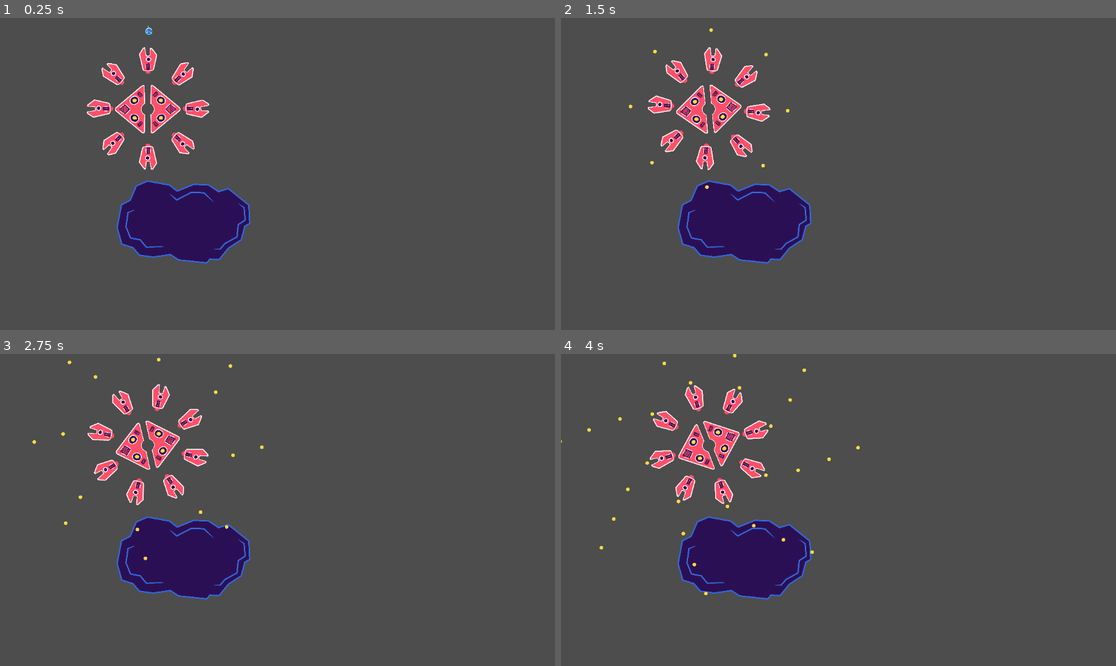
Above: before the commit, frames 1-4 (two rows, left to right).
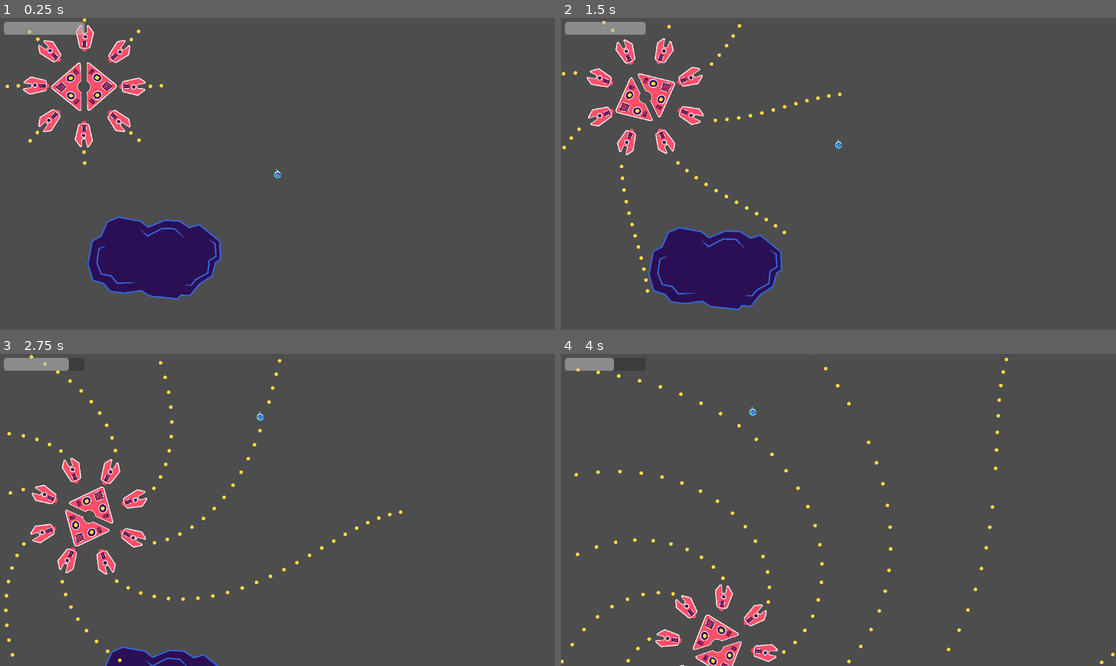
Above: after the commit, the same moments.

Repository: toxazol/blobot
Game: Godot game, scene res://mainScene.tscn
The game is run twice, just before and just after one commit, with the same random seed, the same clock (stepped at 60 frames per second) and the same inputs.
Inputs:
- Up to frame 1 (0.25 s): no input
- Up to frame 2 (1.5 s): hold Up (ui_up) from 0.53 s (still down)
- Up to frame 3 (2.75 s): release Up (ui_up) at 2.03 s; hold Left (ui_left) from 2.03 s (still down)
- Up to frame 4 (4 s): release Left (ui_left) at 3.53 s; hold Down (ui_down) from 3.53 s (still down)

The runs differ from the first frame. In frame 1, 12% of the frame differs, in the area x 0-51%, y 0-91%; in frame 2, 13%, in the area x 0-51%, y 0-94%; in frame 3, 11%; in frame 4, 10%.

Commit message:
unity version reimplemented

Diff:
--- a/Scripts/Blobot.gd
+++ b/Scripts/Blobot.gd
@@ -1,9 +1,25 @@
 extends RigidBody2D
 
 @export var force_magnitude: float = 500  # Adjust this to control the force strength
+@export var fullHealth: float = 5
+@export var curHealth: float
+@export var progressBar: ProgressBar
+
+func _ready():
+	curHealth = fullHealth
+	progressBar.max_value = fullHealth
+	progressBar.value = curHealth
 
 func _physics_process(delta: float) -> void:
 	var force = Input.get_vector("ui_left", "ui_right", "ui_up", "ui_down")
 
 	force = force.normalized() * force_magnitude
 	apply_central_impulse(force * delta)
+
+func takeDamage(damage):
+	curHealth -= damage
+	if curHealth <= 0.0:
+		print("Game over :'c")
+		get_tree().reload_current_scene()
+
+	progressBar.value = curHealth
--- a/Blobot2.gd
+++ b/Scripts/Blobot2.gd
@@ -1,17 +1,16 @@
 extends CharacterBody2D
 
 
-@export var SPEED = 500.0
-
+@export var speed = 500.0
 
 func _physics_process(delta):
 	# Get the input direction and handle the movement/deceleration.
 	# As good practice, you should replace UI actions with custom gameplay actions.
 	var direction = Input.get_vector("ui_left", "ui_right", "ui_up", "ui_down")
 	if direction:
-		velocity = direction * SPEED
+		velocity = direction * speed
 	else:
-		velocity.x = move_toward(velocity.x, 0, SPEED)
-		velocity.y = move_toward(velocity.y, 0, SPEED)
+		velocity.x = move_toward(velocity.x, 0, speed)
+		velocity.y = move_toward(velocity.y, 0, speed)
 
-	move_and_collide(direction * SPEED * delta)
+	move_and_collide(direction * speed * delta)
--- a/Scripts/Bullet.gd
+++ b/Scripts/Bullet.gd
@@ -1,9 +1,19 @@
-extends CharacterBody2D
+extends Area2D
 
+@export var damage = 1
 
-var SPEED = 100
-var DIRECTION = Vector2(1,-1)
+var speed = 100
+var direction = Vector2(1,-1)
 
 
 func _physics_process(delta):
-	move_and_collide(SPEED * delta * DIRECTION.normalized())
+	position += speed * delta * direction.normalized()
+
+
+func _on_body_entered(body):
+	if body.is_in_group("Player"):
+		hitPlayer(body)
+
+func hitPlayer(body):
+	body.takeDamage(damage)
+	queue_free()
--- a/Scripts/Cannon.gd
+++ b/Scripts/Cannon.gd
@@ -27,5 +27,5 @@
 	var bullet = bulletTemplate.instantiate()
 	get_parent().add_child(bullet)
 	bullet.global_position = $Crosshair.global_position
-	bullet.SPEED = BULLET_SPEED
-	bullet.DIRECTION = $Crosshair.global_position - global_position
+	bullet.speed = BULLET_SPEED
+	bullet.direction = $Crosshair.global_position - global_position
--- a/Templates/arm.tscn
+++ b/Templates/arm.tscn
@@ -6,6 +6,8 @@
 [node name="Arm" type="RigidBody2D"]
 gravity_scale = 0.0
 script = ExtResource("1_5fl2l")
+BULLET_SPEED = 1000.0
+FIRE_INTERVAL = 0.1
 
 [node name="Roboboss01Arm" type="Sprite2D" parent="."]
 texture = ExtResource("2_qn6ab")
--- a/Templates/bullet.tscn
+++ b/Templates/bullet.tscn
@@ -4,11 +4,11 @@
 [ext_resource type="Texture2D" uid="uid://cfamacph1cvix" path="res://Sprites/robot_bullet_yellow.png" id="2_m6rt8"]
 
 [sub_resource type="CircleShape2D" id="CircleShape2D_pqek3"]
-radius = 11.3137
+radius = 16.76
 
-[node name="Bullet" type="CharacterBody2D"]
+[node name="Bullet" type="Area2D"]
 position = Vector2(-3.70007, -186.554)
-motion_mode = 1
+monitorable = false
 script = ExtResource("1_7upmf")
 
 [node name="Sprite2D" type="Sprite2D" parent="."]
@@ -16,4 +16,5 @@
 
 [node name="CollisionShape2D" type="CollisionShape2D" parent="."]
 shape = SubResource("CircleShape2D_pqek3")
-disabled = true
+
+[connection signal="body_entered" from="." to="." method="_on_body_entered"]
--- a/mainScene.tscn
+++ b/mainScene.tscn
@@ -3,7 +3,7 @@
 [ext_resource type="Script" path="res://Scripts/Blobot.gd" id="1_dg4nb"]
 [ext_resource type="Texture2D" uid="uid://b5euy577uxyli" path="res://Sprites/blobot_01.png" id="1_r16l6"]
 [ext_resource type="Texture2D" uid="uid://2a41ky50pwao" path="res://Sprites/asteroid_00.png" id="2_bldxi"]
-[ext_resource type="Script" path="res://Blobot2.gd" id="3_tiwuq"]
+[ext_resource type="Script" path="res://Scripts/Blobot2.gd" id="3_tiwuq"]
 [ext_resource type="Script" path="res://Scripts/Crabot.gd" id="4_34ic0"]
 [ext_resource type="Texture2D" uid="uid://in002yh6nl3x" path="res://Sprites/roboboss_01_yellow_p4.png" id="4_36pw2"]
 [ext_resource type="Texture2D" uid="uid://ft76d2odtoyp" path="res://Sprites/roboboss_01_yellow_p1.png" id="5_xql23"]
@@ -22,15 +22,12 @@
 
 [node name="Node2D" type="Node2D"]
 
-[node name="Camera2D" type="Camera2D" parent="."]
-position = Vector2(2954, 1672)
-zoom = Vector2(0.195, 0.195)
-
-[node name="Blobot" type="RigidBody2D" parent="." groups=["Player"]]
-position = Vector2(1584, 144)
+[node name="Blobot" type="RigidBody2D" parent="." node_paths=PackedStringArray("progressBar") groups=["Player"]]
+position = Vector2(3632, 1912)
 gravity_scale = 0.0
 script = ExtResource("1_dg4nb")
 force_magnitude = 1000.0
+progressBar = NodePath("../HUD/ProgressBar")
 
 [node name="Blobot01" type="Sprite2D" parent="Blobot"]
 texture = ExtResource("1_r16l6")
@@ -38,6 +35,11 @@
 [node name="CollisionShape2D" type="CollisionShape2D" parent="Blobot"]
 position = Vector2(1, 7)
 shape = SubResource("CircleShape2D_82nem")
+
+[node name="Camera2D" type="Camera2D" parent="Blobot"]
+zoom = Vector2(0.195, 0.195)
+position_smoothing_enabled = true
+position_smoothing_speed = 1.0
 
 [node name="Blobot2" type="CharacterBody2D" parent="." groups=["Player"]]
 process_mode = 4
@@ -54,7 +56,7 @@
 shape = SubResource("CircleShape2D_82nem")
 
 [node name="Asteroid" type="StaticBody2D" parent="."]
-position = Vector2(1952, 2184)
+position = Vector2(2320, 2808)
 rotation = 1.58664
 
 [node name="Asteroid00" type="Sprite2D" parent="Asteroid"]
@@ -66,6 +68,7 @@
 [node name="Crabot" type="Node2D" parent="."]
 position = Vector2(1576, 976)
 script = ExtResource("4_34ic0")
+torque = 100
 
 [node name="Body" type="RigidBody2D" parent="Crabot"]
 mass = 8.0
@@ -144,4 +147,15 @@
 [node name="CollisionPolygon2D4" type="CollisionPolygon2D" parent="Crabot/Body/Broken/RigidBody2D4"]
 polygon = PackedVector2Array(342, -15.9, 342, -13.5, 350, -0.600006, 350, 11.4, 345.4, 24, 343.9, 24, 334.9, 35, 332.7, …(271 unchanged characters)…
 
+[node name="HUD" type="CanvasLayer" parent="."]
+
+[node name="ProgressBar" type="ProgressBar" parent="HUD"]
+offset_left = 8.0
+offset_top = 8.0
+offset_right = 176.0
+offset_bottom = 35.0
+max_value = 5.0
+step = 1.0
+show_percentage = false
+
 [connection signal="body_entered" from="Crabot/Body/Core" to="Crabot" method="_on_core_body_entered"]
